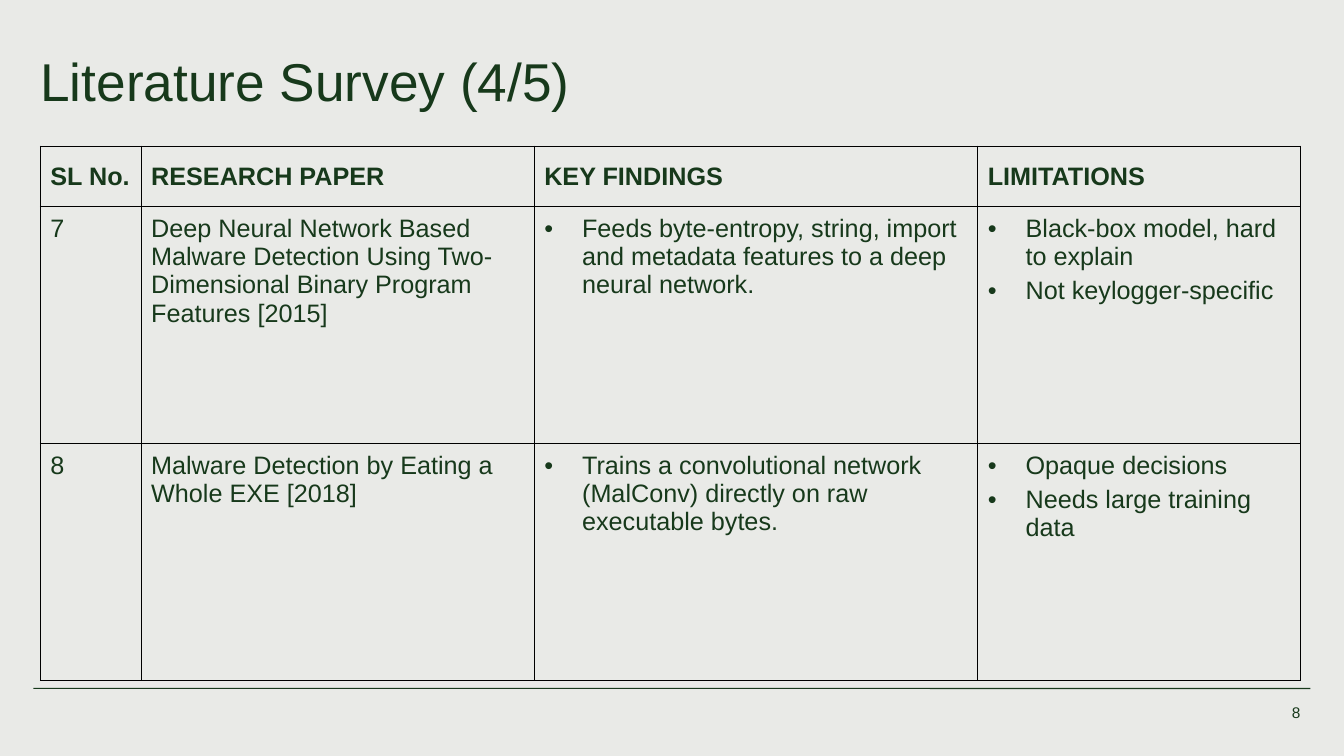
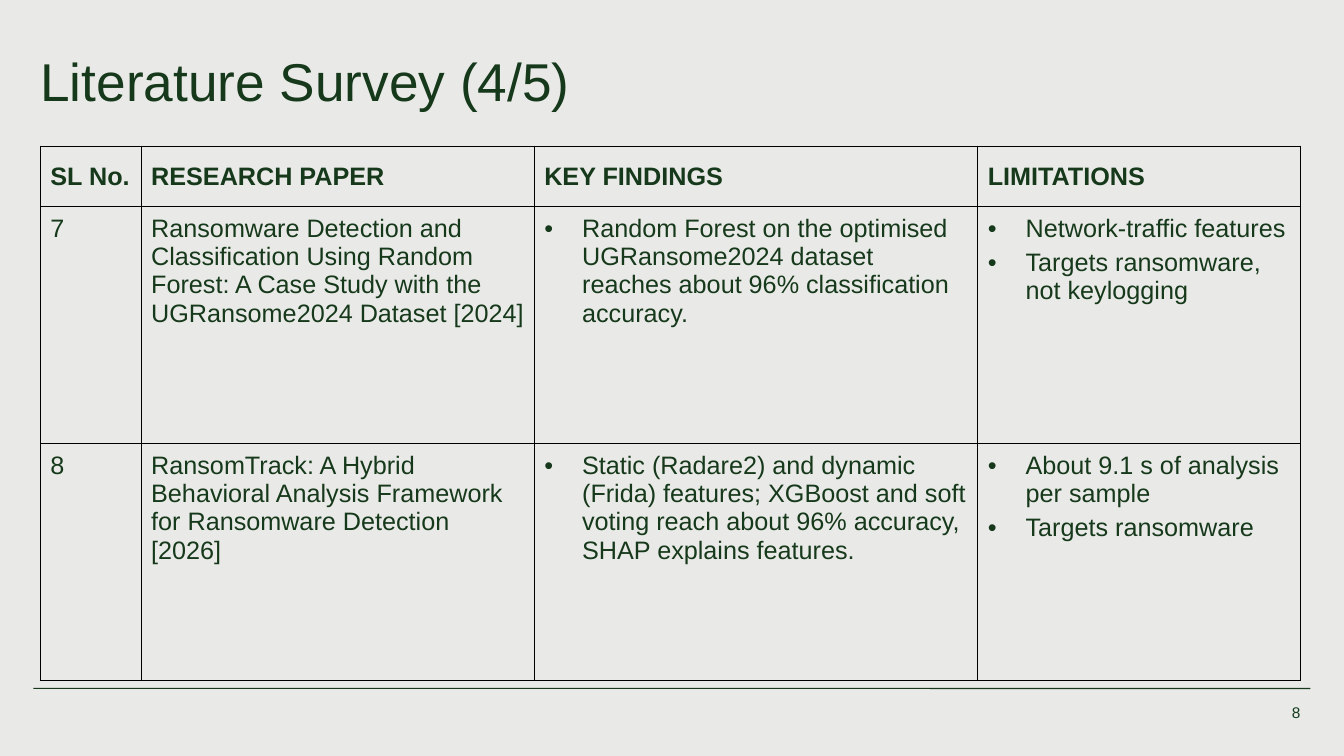
Before and after one commit to abijit2626/keyboard-hook-behavioral-detector, a slide deck: slide 8 of presentation/Keyboard_Hook_Behavioral_Detector.pptx. Drawn at 1344x756 pixels with LibreOffice and Linux fonts; fonts in the diff are those of the drawing. Boxes give left, top, right and bottom in pixels: in the first picture for what was removed or moved away, otherwise in the second. Text is boxed around its words. In the diff, an @@ line names an element or a change of style, - is before the commit and + after.

```diff
--- a/presentation/Keyboard_Hook_Behavioral_Detector.pptx
+++ b/presentation/Keyboard_Hook_Behavioral_Detector.pptx
@@ table at box(40, 146, 1301, 568) @@
-row 2: 7 | Deep Neural Network Based Malware Detection Using Two-Dimensional Binary Program Features [2015] | Feeds byte-entropy, string, import and metadata features to a deep neural network. | Black-box model, hard to explain / Not keylogger-specific
+row 2: 7 | Ransomware Detection and Classification Using Random Forest: A Case Study with the UGRansome2024 Dataset [2024] | Random Forest on the optimised UGRansome2024 dataset reaches about 96% classification accuracy. | Network-traffic features / Targets ransomware, not keylogging
-row 3: 8 | Malware Detection by Eating a Whole EXE [2018] | Trains a convolutional network (MalConv) directly on raw executable bytes. | Opaque decisions / Needs large training data
+row 3: 8 | RansomTrack: A Hybrid Behavioral Analysis Framework for Ransomware Detection [2026] | Static (Radare2) and dynamic (Frida) features; XGBoost and soft voting reach about 96% accuracy, SHAP explains features. | About 9.1 s of analysis per sample / Targets ransomware
```
Also in this commit, not shown: 8 other slides changed.
